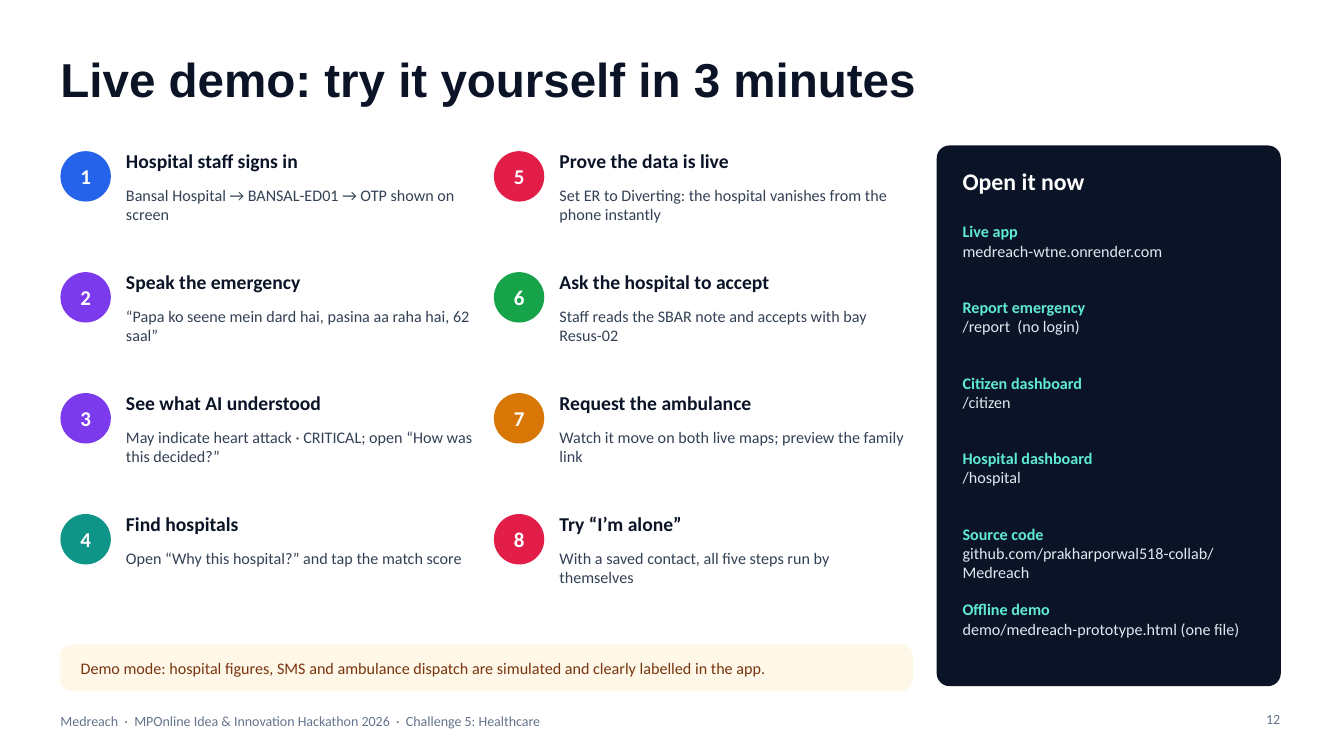
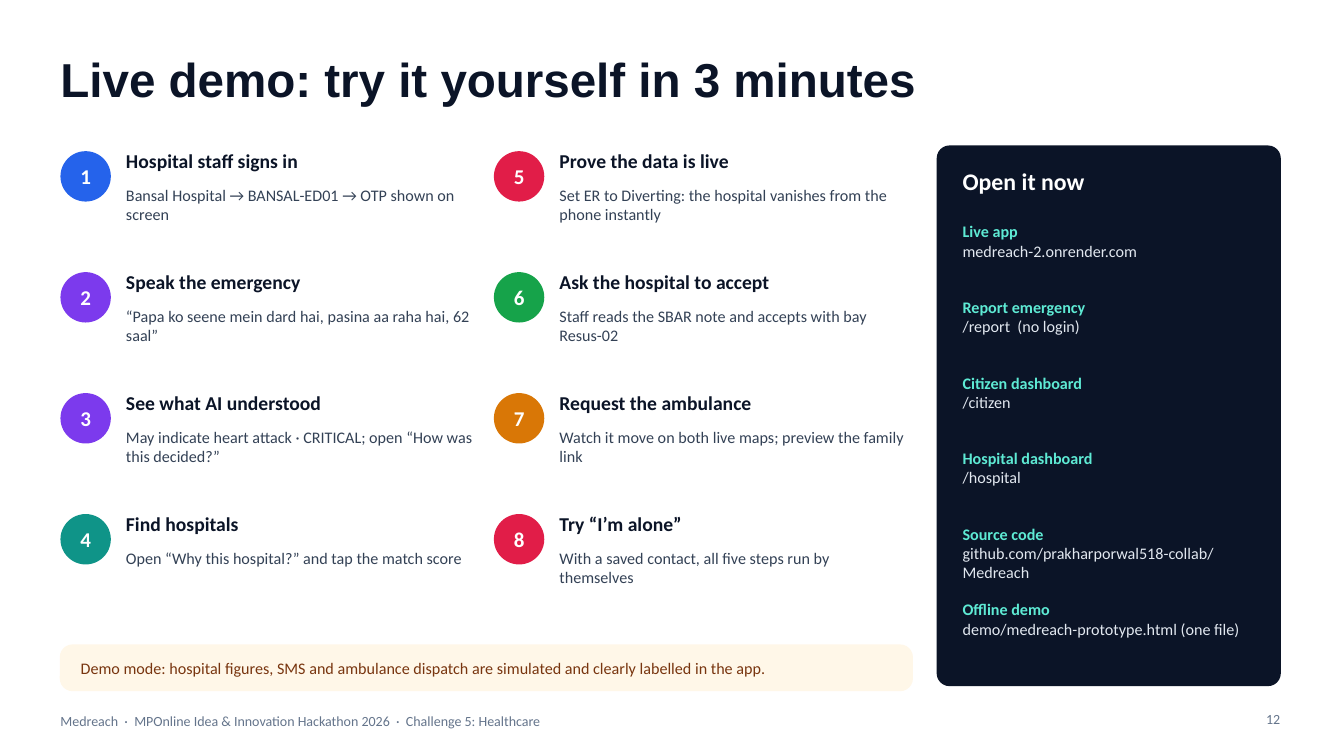
Before and after one commit to prakharporwal518-collab/Medreach, a slide deck: slide 12 of submission/Medreach-Presentation-v3.pptx. Drawn at 1344x756 pixels with LibreOffice and Linux fonts; fonts in the diff are those of the drawing. Boxes give left, top, right and bottom in pixels: in the first picture for what was removed or moved away, otherwise in the second. Text is boxed around its words. In the diff, an @@ line names an element or a change of style, - is before the commit and + after.

```diff
--- a/submission/Medreach-Presentation-v3.pptx
+++ b/submission/Medreach-Presentation-v3.pptx
@@ text at [963,246,1137,257]: text changed @@
-medreach-wtne.onrender.com
+medreach-2.onrender.com
```
Also in this commit, not shown: 3 other slides changed, 36 other files.
